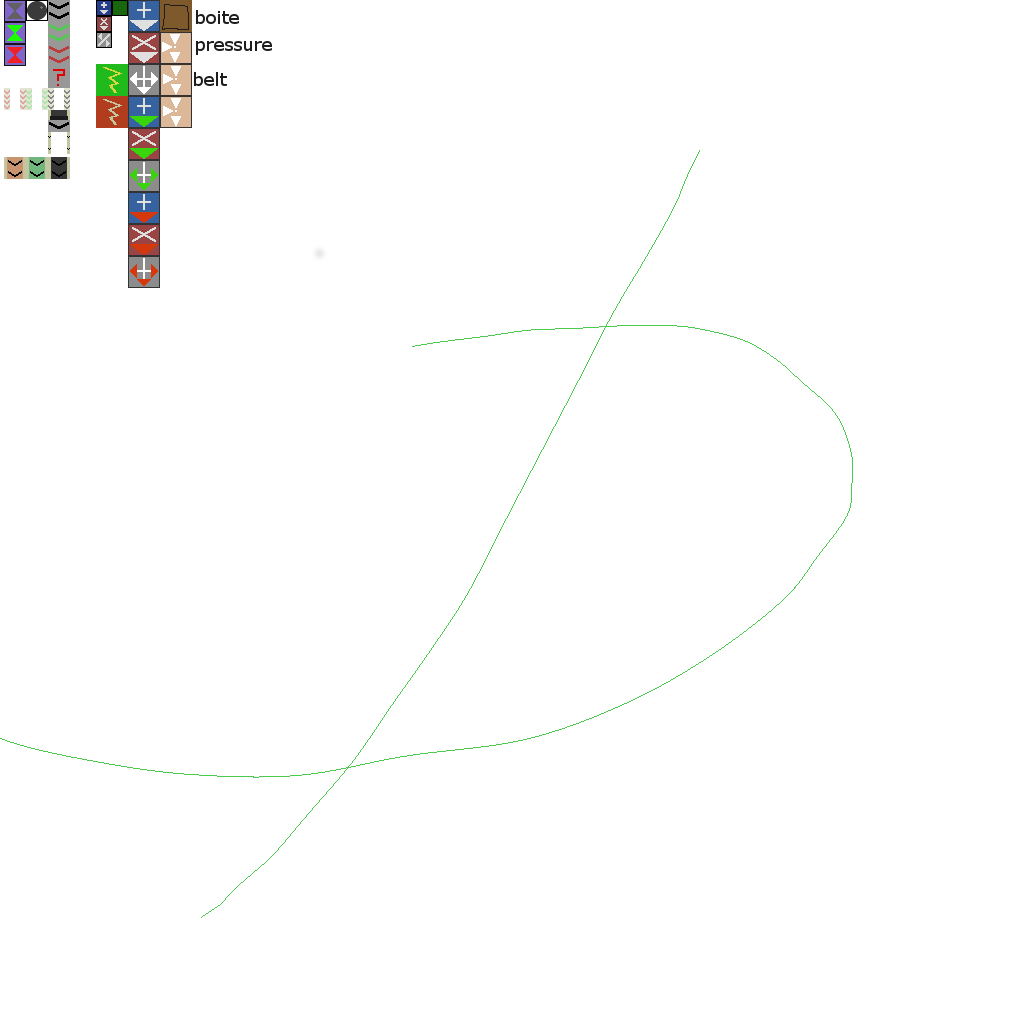
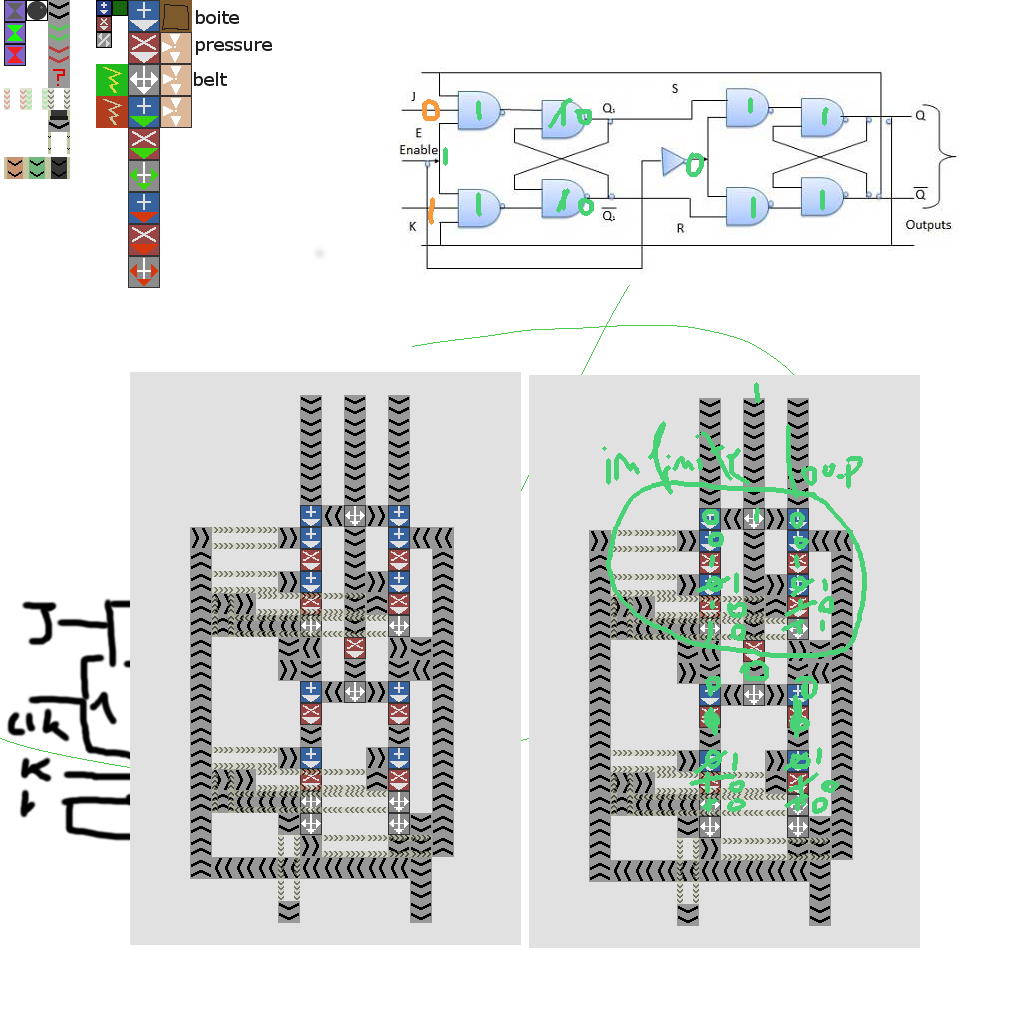
Revision of a layered 1024×1024 image; what changed, layer by layer:
added layer "Pasted Layer #9" above "Layer #12" over 130, 372, 521, 945
added layer "Layer #12" above "Pasted Layer #8" over 399, 67, 959, 814
added layer "Pasted Layer #8" above "Layer #11" over 529, 375, 920, 948
added layer "Layer #11" above "Clock" over 88, 644, 383, 818
painted on "Clock" over 6, 594, 417, 843
